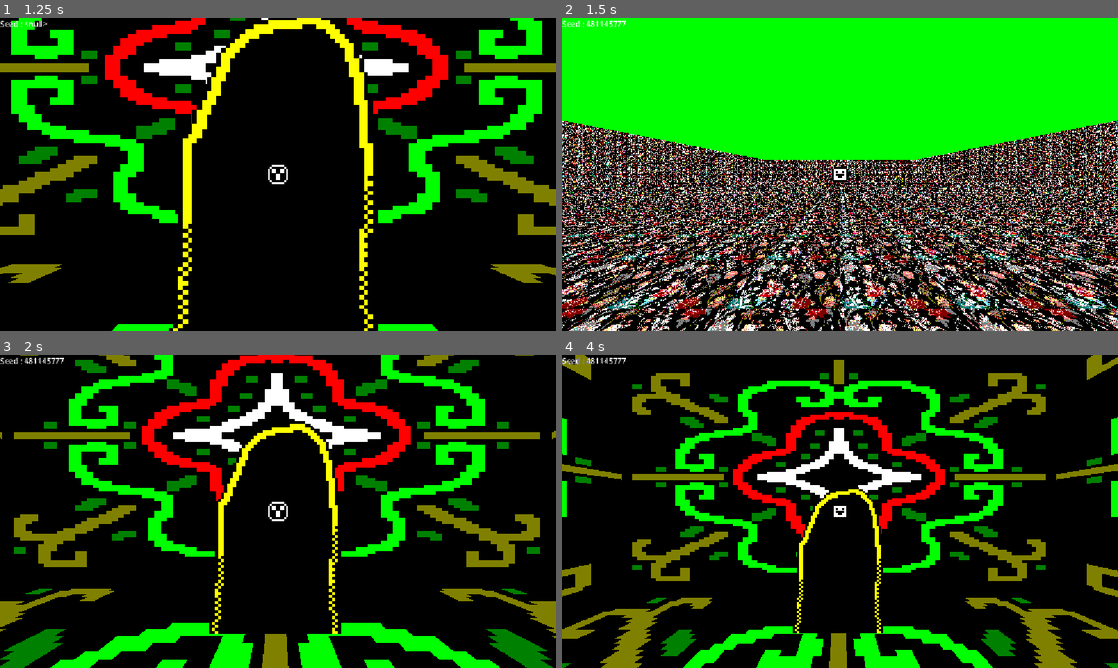
Above: before the commit, frames 1-4 (two rows, left to right).
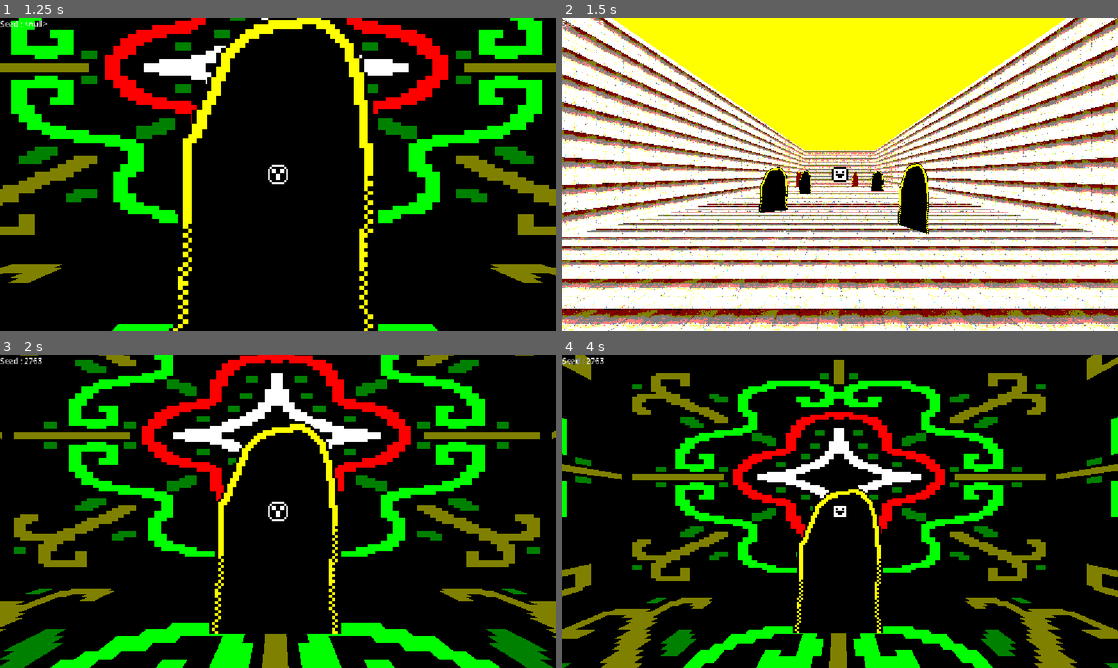
Above: after the commit, the same moments.

Repository: CrimsoneArt/REALAND-Walking-Sim
Game: Godot game, scene res://Scenes/SceneLoader.tscn
The game is run twice, just before and just after one commit, with the same random seed, the same clock (stepped at 60 frames per second) and the same inputs.
Inputs:
- Up to frame 1 (1.25 s): tap Enter (Enter) at 0.5 s; hold W (Up) from 0.53 s (still down); tap T (PinchCheek) at 0.6 s
- Up to frame 2 (1.5 s): keep holding W (Up); tap Enter (Enter) at 1.35 s
- Up to frame 3 (2 s): keep holding W (Up); tap T (PinchCheek) at 1.55 s
- Up to frame 4 (4 s): keep holding W (Up); tap T (PinchCheek) at 2.1, 2.85, 3.8 s; tap Enter (Enter) at 3.6 s

Frame 1 is identical in both runs. In frame 2, 93% of the frame differs, in the area x 0-100%, y 0-100%; in frame 3, less than 0.1%; in frame 4, less than 0.1%.

Commit message:
Adjusted FloweSman chance of appearing

Diff:
--- a/Objects/ObjectsLibrary/FlowerSmanNPCObject.tscn
+++ b/Objects/ObjectsLibrary/FlowerSmanNPCObject.tscn
@@ -94,7 +94,7 @@
 ActiveComponent = NodePath("WanderingComponent")
 amount_min = 1
 amount_max = 3
-ChanceOfAppearing = 9.0
+ChanceOfAppearing = 34.5
 metadata/_custom_type_script = "uid://dkxweyao0waoj"
 
 [node name="CharacterBody3D" type="CharacterBody3D" parent="." unique_id=1761015290]
@@ -107,6 +107,7 @@
 [node name="AnimatedSprite3D" type="AnimatedSprite3D" parent="CharacterBody3D" unique_id=1981464735]
 pixel_size = 0.045
 texture_filter = 0
+render_priority = 1
 sprite_frames = SubResource("SpriteFrames_xrivr")
 autoplay = "default"
 frame_progress = 0.5770235
@@ -114,7 +115,7 @@
 [node name="AnimatedSprite3D2" type="AnimatedSprite3D" parent="CharacterBody3D" unique_id=1653627446]
 pixel_size = 0.045
 texture_filter = 0
-render_priority = 1
+render_priority = 2
 sprite_frames = SubResource("SpriteFrames_opoc0")
 autoplay = "default"
 frame_progress = 0.7370612
--- a/Scenes/HubWorld.tscn
+++ b/Scenes/HubWorld.tscn
@@ -25,7 +25,7 @@
 
 [node name="ObjectVariablesComponent2" parent="DoorObject1" unique_id=504571316 instance=ExtResource("4_avdaa")]
 Variables = Dictionary[String, Variant]({
-"Seed": 481145777
+"Seed": 2763
 })
 
 [node name="DoorObject2" parent="." unique_id=2112717054 node_paths=PackedStringArray("objectVariablesComponent") instance=ExtResource("3_fxrh3")]
